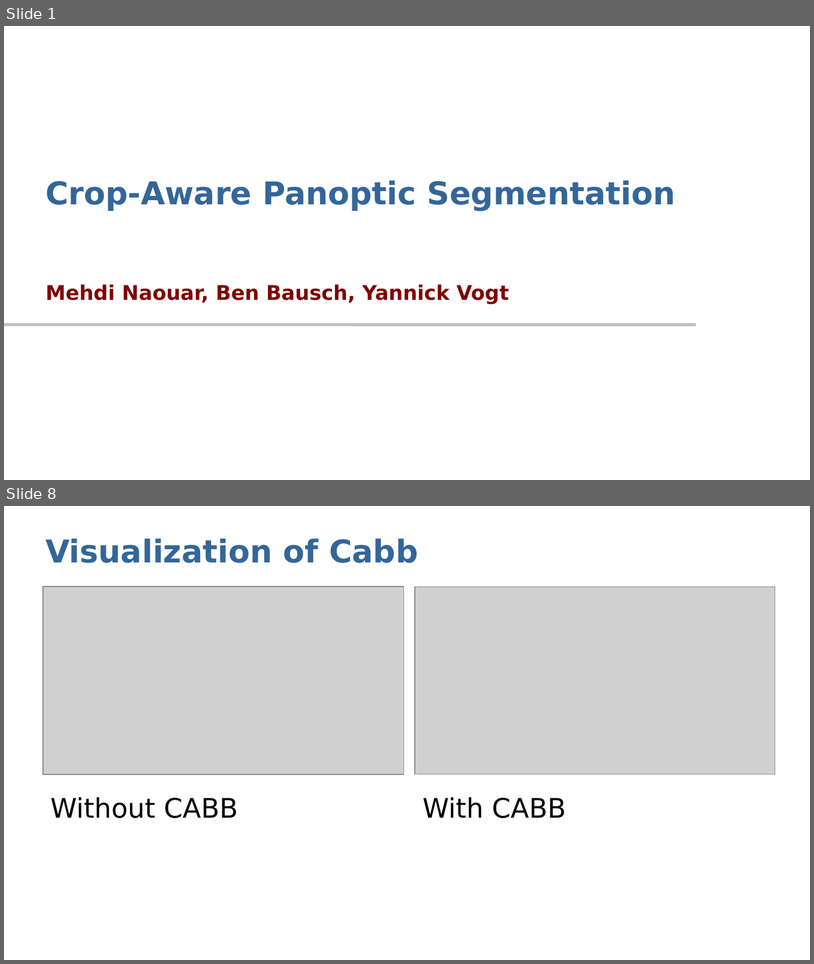
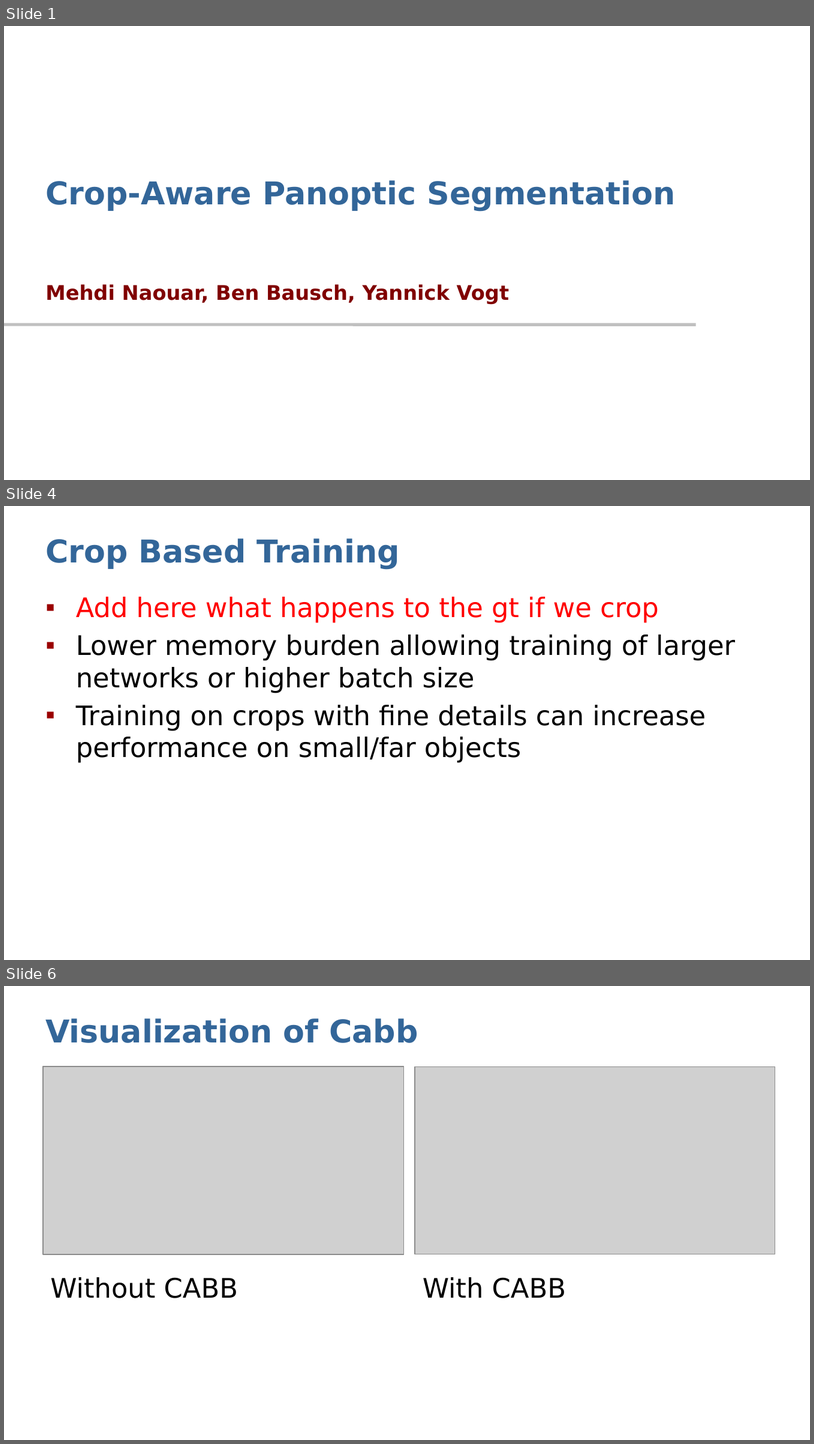
Before and after one commit to Dystron/Forked_EfficientPS, a slide deck: Crop-Aware Panoptic Segmentation.pptx. Shown one above the other, each under a label of ours: slides 1 and 8 before the commit, slides 1, 4 and 6 after it; the slides between them are not shown. The pictures are 814x964 and 814x1444 pixels, drawn with LibreOffice and Linux fonts; fonts in the diff are those of the drawing; grey boxes stand for pictures; background and template pictures are left out. Boxes give left, top, right and bottom in pixels: in the first picture for what was removed or moved away, otherwise in the second. Text is boxed around its words. In the diff, an @@ line names an element or a change of style, - is before the commit and + after.

```diff
--- a/Crop-Aware Panoptic Segmentation.pptx
+++ b/Crop-Aware Panoptic Segmentation.pptx
@@ slide 4 added at <box>4,506,810,960</box>, background #FFFFFF @@
@@ title added at <box>45,538,400,569</box>, 28 pt, text #336699, bold @@
+Crop Based Training
@@ text added at <box>76,597,735,763</box>, 24 pt, text #000000 @@
+▪ Add here what happens to the gt if we crop
+▪ Lower memory burden allowing training of larger networks or higher batch size
+▪ Training on crops with fine details can increase performance on small/far objects
@@ what was slide 8 is now slide 6 @@
```
Also in this commit, not shown: 2 slides changed, 2 other slides added, 6 slides removed.
